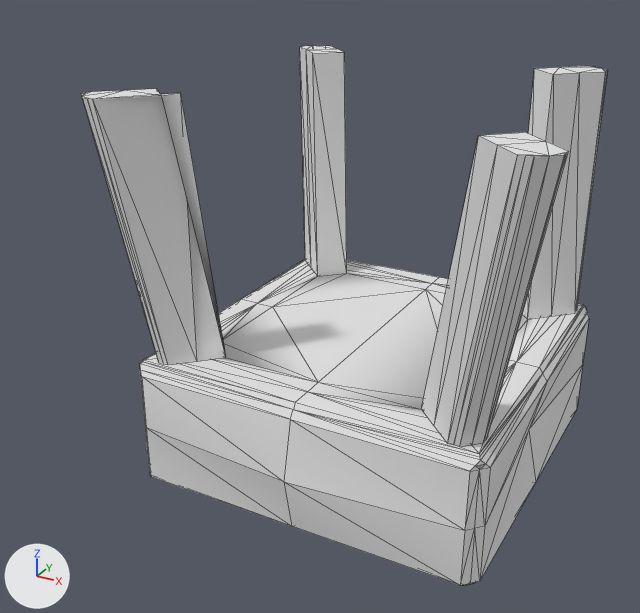
An edit to the OBJ model Site-13-V2/Assets/SCPAssets/Models/Props/Batteries/Type-0/Battery-Type-0-Debris-Frame-Lower.obj, drawn before and after from the same camera.
Rendered twice from a 50 mm camera at (0.683, -1.485, 0.267) aimed at (-0.098, -0.066, -0.442). The axes (+X, +Y, +Z) are drawn at lower left. The lights are the same throughout. Mesh edges are drawn as thin lines. Where no turn or scale is listed for an object, it has been applied to the vertices.

In view in the first picture: 'Battery-Type-0-Debris-Frame-Lower'.
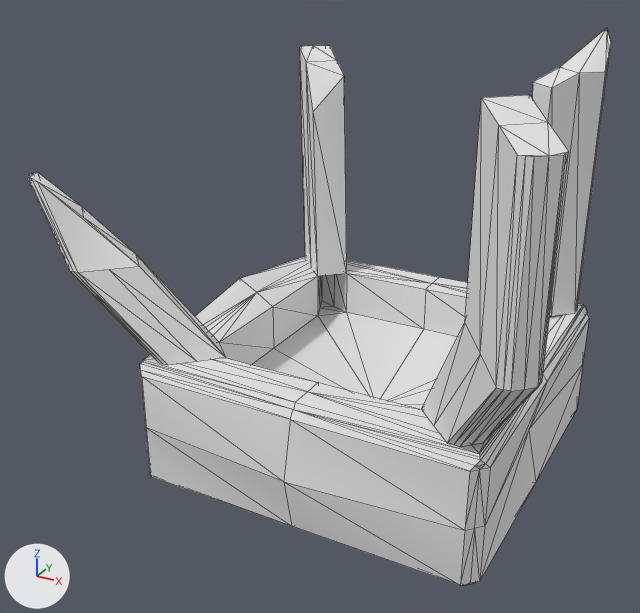
Where the change shows, as pixel boxes (x1, y1, x2, y2) in the pictures (640 x 613 px):
'Battery-Type-0-Debris-Frame-Lower', reshaped (11% wider): before (82, 45, 607, 585); after (29, 28, 611, 585)
part 1 of me_battery_type_0_debris_frame_lower, built on: before (82, 47, 607, 453); after (29, 45, 611, 453)

What changed in the scene script:
```text
Change me_battery_type_0_debris_frame_lower:
    used by ob_battery_type_0_debris_frame_lower; location = (0.0, 0.0, 0.0)
    remove me_battery_type_0_debris_frame_lower.from_pydata(...)  # 257 vertices, 474 faces; spans x -0.378..0.428, y -0.428..0.4, z -0.8..0.0
    add me_battery_type_0_debris_frame_lower.from_pydata(...)  # 302 vertices, 563 faces; spans x -0.578..0.428, y -0.428..0.4, z -0.8..0.075
    me_battery_type_0_debris_frame_lower part 1
    15 vertices are removed from x -0.378..0.389, y -0.403..-0.275, z 0.0
    80 faces are deleted
    5 vertices in x -0.314..0.289, y 0.0..0.314, z -0.5..0.0 move by (0.0, 0.0, -0.025)
    3 vertices in x -0.332..0.328, y 0.0..0.328, z -0.5..0.0 move by (0.0, 0.0, 0.05)
    3 vertices in x -0.289..0.328, y 0.0..0.328, z -0.5..0.0 move by (0.0, 0.0, 0.025)
    4 vertices move from x -0.275..0.313, y 0.0..0.313, z -0.5..0.0 to x -0.275..0.313, y 0.0..0.313, z -0.55..0.075
    12 vertices are added at x -0.525..0.389, y -0.389..0.0, z -0.675..0.05
    23 new vertices lie (0.0, 0.0, -0.1) away from vertices in x -0.285..0.285, y -0.285..0.285, z -0.5
    11 new vertices lie (-0.15, -0.05, 0.175) away from vertices in x -0.328..-0.2, y -0.328..-0.2, z -0.5
    7 new vertices lie (0.1, -0.1, 0.175) away from vertices in x 0.278..0.328, y -0.328..-0.278, z -0.5
    7 new vertices lie (-0.1, 0.025, 0.15) away from vertices in x -0.478..-0.428, y -0.378..-0.328, z -0.325
    169 new faces join them
```
